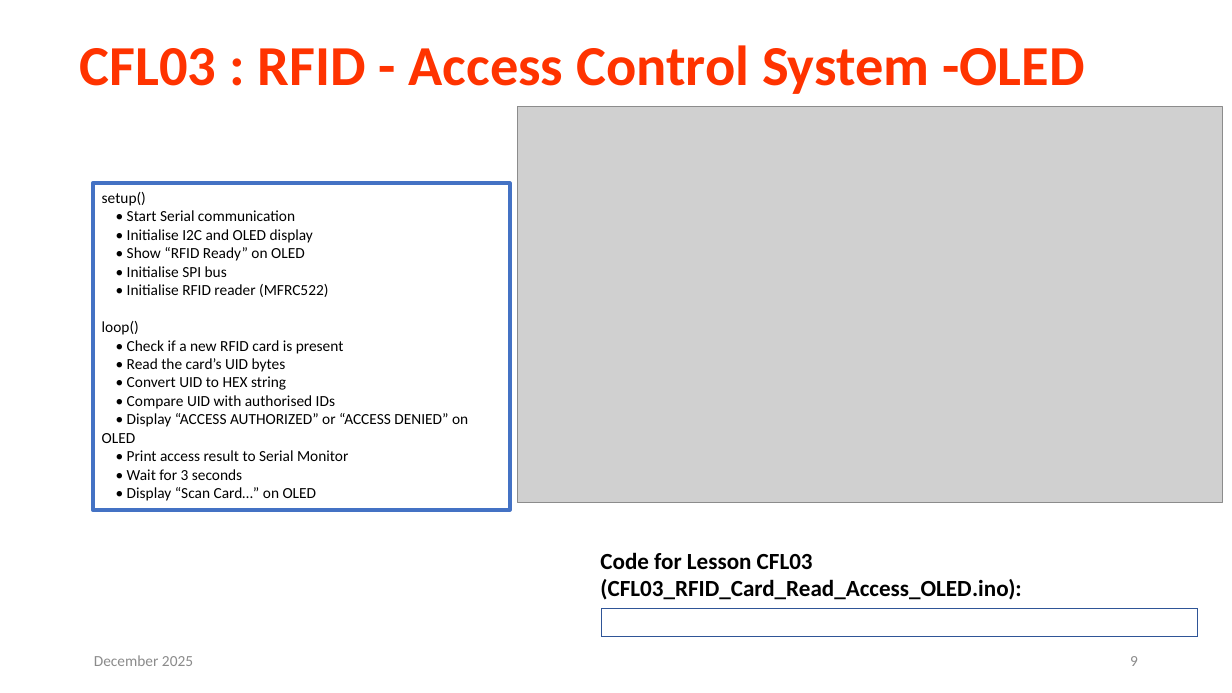
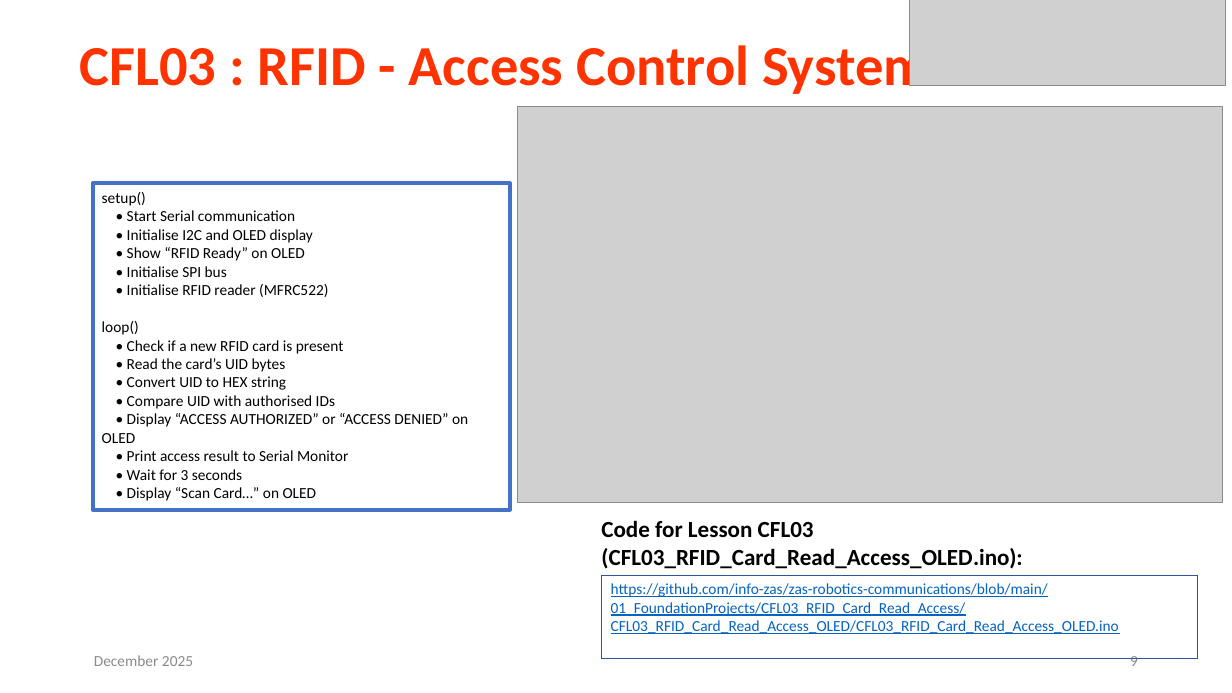
Before and after one commit to info-zas/zas-robotics-communications, a slide deck: slide 9 of 01_FoundationProjects/CFL03_RFID_Card_Read_Access/CFL03_RFID_Card_Read_Access.pptx. Drawn at 1232x693 pixels with LibreOffice and Linux fonts; fonts in the diff are those of the drawing; grey boxes stand for pictures. Boxes give left, top, right and bottom in pixels: in the first picture for what was removed or moved away, otherwise in the second. Text is boxed around its words. In the diff, an @@ line names an element or a change of style, - is before the commit and + after.

Commit message:
initial commit of foundation lessons

```diff
--- a/01_FoundationProjects/CFL03_RFID_Card_Read_Access/CFL03_RFID_Card_Read_Access.pptx
+++ b/01_FoundationProjects/CFL03_RFID_Card_Read_Access/CFL03_RFID_Card_Read_Access.pptx
@@ picture added at [910,0,1226,85] @@
@@ text "Code for Lesson CFL03 (CFL03_RFID_Card_Read_Access_OLED.ino) ...": place and size @@
-text "Code for Lesson CFL03 (CFL03_RFID_Card_Read_Access_OLED.ino) ..." at [600,552,1021,600]
+text "Code for Lesson CFL03 (CFL03_RFID_Card_Read_Access_OLED.ino) ..." at [601,520,1022,569]
@@ rectangle "https://github.com/info-zas/zas-robotics-communications/blob ...": place and size @@
-rectangle "https://github.com/info-zas/zas-robotics-communications/blob ..." at [602,608,1198,636]
+rectangle "https://github.com/info-zas/zas-robotics-communications/blob ..." at [602,575,1198,659]
@@ text in rectangle at [611,583,1119,634]: text added @@
+https://github.com/info-zas/zas-robotics-communications/blob/main/01_FoundationProjects/CFL03_RFID_Card_Read_Access/CFL03_RFID_Card_Read_Access_OLED/CFL03_RFID_Card_Read_Access_OLED.ino
```
Also in this commit, not shown: 5 other slides changed, 13 other files.
